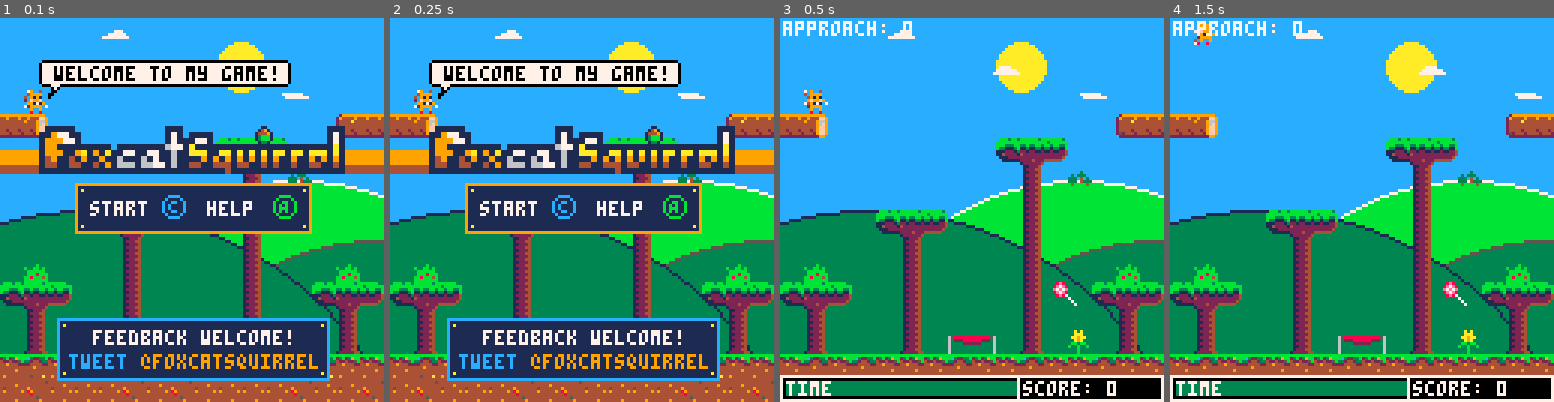
Above: before the commit, frames 1-4 (left to right).
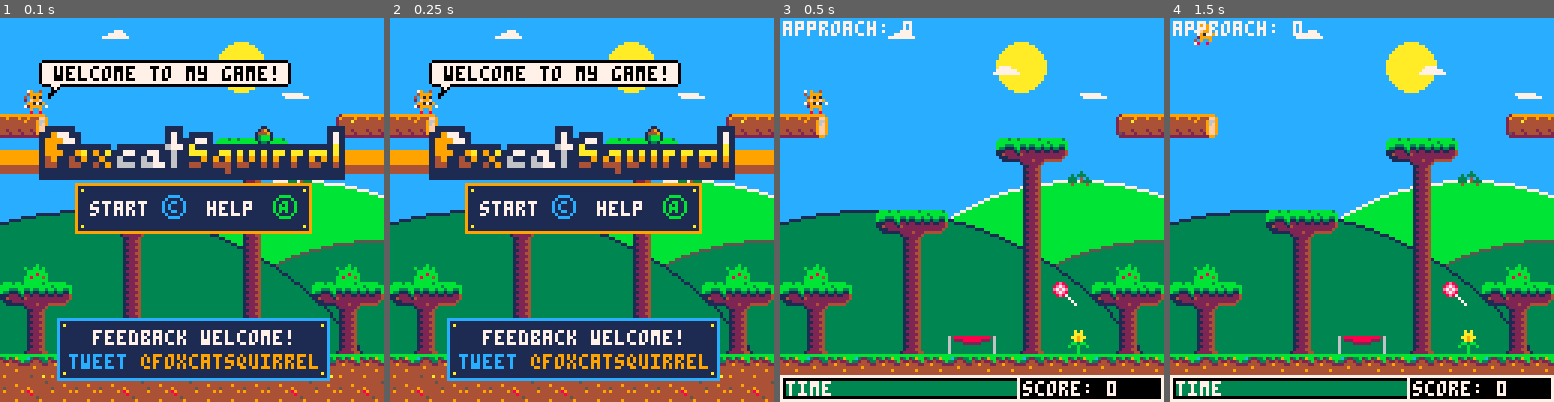
Above: after the commit, the same moments.

Repository: daddynewts/foxcatsquirrel
Game: PICO-8 cartridge foxcatsquirrel.p8
Same seed, same stepped clock (60 frames per second), same inputs: the game is played once before the commit and once after it.
Inputs:
- Up to frame 1 (0.1 s): no input
- Up to frame 2 (0.25 s): no input
- Up to frame 3 (0.5 s): tap X (X key) at 0.33 s
- Up to frame 4 (1.5 s): tap O (Z key) at 0.7 s; tap X (X key) at 1.07 s

The runs differ from the first frame. In frame 1, 1.2% of the frame differs, in the area x 10-90%, y 40-43%; in frame 2, 1.2%; in frame 3, nothing differs; in frame 4, nothing differs.

Commit message:
Music changes
Percussion on the title screen tune. Sick of hearing it!

Diff:
--- a/foxcatsquirrel.p8
+++ b/foxcatsquirrel.p8
@@ -952,8 +952,8 @@
 
  -- title in sprites
  sspr(0,64,56,8,13,36,112,16)
-
  spr(144,83,35) -- acorn
+ rectfill(13,52,114,53,1)
 
  -- control bg box
  rectfill(25,55,103,71,1)
@@ -1617,21 +1617,21 @@
 40000000000000000000000023230381030303030303030303030000000000000101000001010007070000000023030302000101001101010b0000000000111103030303030101010000232323230000010100002323008023000000000000000303000001000000000000000000000000000302030000000000000000000000
 0000000000000000000000000000000000000000000000000000000000000000000000000000000000000000000000000000000000000000000000000000000000000000000000000000000000000000000000000000000000000000000000000000000000000000000000000000000000000000000000000000000000000000
 __map__
-0000000000000000000000000000000000000000260000000000000000000000000000000000000000000000000040434300530000530000000053000053004000000000000000000000000000000000300000000000000000000000000000210000000000000000000000000000000000000000000000000000000000000000
-00000000000000000000000000000000000000002600000000000000003a0000000000000000000000000000000040434300535200530000000053005253004000000000000000000000000000000000300000000000000000000000000000300000000000000000000000000000000000000000000000000000000000000000
-0000000000000000000000000000000000000025362400000000000000000000000000000000000000000000000040434300530000530000000053000053004000000000000000000000000000000000300000000000000000000000000000300000000000000000000000000000000000000000000000000000000000000000
-0000000000000000000000000000000024000000000000000000000000000000000000000000000000000000005640434300530000530052000053000053004032320000000000000000000000003232300000000000000000000000000020230000000000000000000000000000000000000000000000000000000000000000
-3724000000000000000000000000253700000000000000000000000000000000000000000000000000000000560040434351500000530000000053000051504000000000000000000000000000000000300000000000000000000000000000300000000000000000000000000000000000000000000000000000000000000000
-0000000000000000004546470000000000000000000000000000003a00000025000000000000000000000056000040434300000000530000000053000000004000000000000000000000000000000000300000000000000000000000000000300000000000000000000000000000000000000000000000000000000000000000
-0000000000000000000039006500000000000000253624000000000000000000000000000000000000000051515140434300520000530000000053000000004000000032320000000000000032320000300000000000000000000000000000300000000000000000000000000000000000000000000000000000000000000000
-00000000000000000000340000000000000000000000000000000000000000000000000000000000000000000000404343000000005300000000530000000040000000000000000000000000000000003000000000000000000000000000003000000000000000000000000000000000002b0000000000002b00000000002b00
-000000004546470000003400000000003624000000000000000029000000002500000000003500000000000000004043430000000053003e3f0053000000004000000000000000000000000000000000300000000000000000000000000000300000000000000000000000000000000000000000000000000000000000000000
-0000000000390000000034000000000000260000000000000000252400000000000000002020000000000000000040434300000000505050505050000000004000000000003500000000350000000000300000000050000000005000000000300000000000000000000000000000000000000000000000000000000000000000
-003c0000003400000000340000003c00000000000000000000000000000000000000000000000000000000000000404343000000000000000000000000520040000000000021202020202100000000003000000000212020202021000000003000000000000000000000000000000000000000002b0000000000002b00000000
-4546470000340000000034000045464700000000000025363624000000000025212000000000000000000000000040434300570052000000000000000057004000000000003100000000310000000000300000000031000000003100000000300000000000000000000000000000000000000000000000000000000000000000
-0039000000340000000034000000390000000000000000000000000000000000306200000063000000630000000040434300570000000052000000000057004000000000003100000000310000000000300000000031000000003100000000300000000000000000000000000000000000000000000000000000000000000000
-006600000066003e3f0066003b0066000029003b000000003c00003b00543c003062002900620000006200540000404343000f005400000000000054000f004000000000003100000000310000000000300000000031000000003100000000300000000000000000000000000000000000000000000000000000000000000000
-10141014101010141010141010141010101410141410101410141414101410186060606060606e5f6f606060606060604041424242424242424242424242424300000035003100000000310035000000300000500031000000003100500000306161616161616161616161616161616127272727272727272727272727272727
+0000000000000000000000000000000000000000260000000000000000000000000000000000000000000000000040434300530000530000000053000053004000000000000000303000000000000000300000000000000000000000000000210000000000000000000000000000000000000000000000000000000000000000
+00000000000000000000000000000000000000002600000000000000003a0000000000000000000000000000000040434300535200530000000053005253004000000000000000303000000000000000300000000000000000000000000000300000000000000000000000000000000000000000000000000000000000000000
+0000000000000000000000000000000000000025362400000000000000000000000000000000000000000000000040434300530000530000000053000053004000000000000000303000000000000000300000000000000000000000000000300000000000000000000000000000000000000000000000000000000000000000
+0000000000000000000000000000000024000000000000000000000000000000000000000000000000000000005640434300530000530052000053000053004032320000000000303000000000003232300000000000000000000000000020230000000000000000000000000000000000000000000000000000000000000000
+3724000000000000000000000000253700000000000000000000000000000000000000000000000000000000560040434351500000530000000053000051504000000000000000303000000000000000300000000000000000000000000000300000000000000000000000000000000000000000000000000000000000000000
+0000000000000000004546470000000000000000000000000000003a00000025000000000000000000000056000040434300000000530000000053000000004000000000000000303000000000000000300000000000000000000000000000300000000000000000000000000000000000000000000000000000000000000000
+0000000000000000000039006500000000000000253624000000000000000000000000000000000000000051515140434300520000530000000053000000004000000032320000303000000032320000300000000000000000000000000000300000000000000000000000000000000000000000000000000000000000000000
+00000000000000000000340000000000000000000000000000000000000000000000000000000000000000000000404343000000005300000000530000000040000000000000003030000000000000003000000000000000000000000000003000000000000000000000000000000000002b0000000000002b00000000002b00
+000000004546470000003400000000003624000000000000000029000000002500000000003500000000000000004043430000000053003e3f0053000000004000000000000000303000000000000000300000000000000000000000000000300000000000000000000000000000000000000000000000000000000000000000
+0000000000390000000034000000000000260000000000000000252400000000000000002020000000000000000040434300000000505050505050000000004000000000003500303000350000000000300000000050000000005000000000300000000000000000000000000000000000000000000000000000000000000000
+003c0000003400000000340000003c00000000000000000000000000000000000000000000000000000000000000404343000000000000000000000000520040000000000021203030202100000000003000000000212020202021000000003000000000000000000000000000000000000000002b0000000000002b00000000
+4546470000340000000034000045464700000000000025363624000000000025212000000000000000000000000040434300570052000000000000000057004000000000003100303000310000000000300000000031000000003100000000300000000000000000000000000000000000000000000000000000000000000000
+0039000000340000000034000000390000000000000000000000000000000000306200000063000000630000000040434300570000000052000000000057004000000000003100303000310000000000300000000031000000003100000000300000000000000000000000000000000000000000000000000000000000000000
+006600000066003e3f0066003b0066000029003b000000003c00003b00543c003062002900620000006200540000404343000f005400000000000054000f004000000000003100303000310000000000300000000031000000003100000000300000000000000000000000000000000000000000000000000000000000000000
+10141014101010141010141010141010101410141410101410141414101410186060606060606e5f6f606060606060604041424242424242424242424242424300000035003100303000310035000000300000500031000000003100500000306161616161616161616161616161616127272727272727272727272727272727
 1117111111171117111111111711111700000000000000000000000000000000007575757575494949757575757575343333333333333333333333333333333333333333333333333333333333333333333333333333333333333333333333330000000000000000000000000000000000000000000000000000000000000000
 0000000000000000000000000000000000000000000000000000000000000000000000000000000000000000000000003434343434343434343434343434343434000000000000000000000000000000000000000000000000000000000000000000000000000000000000000000000000000000000000000000000000000000
 
Not shown, changed: the thumbnail (__label__) section of foxcatsquirrel.p8
Not shown, changed: the music (__music__) section of foxcatsquirrel.p8
Not shown, changed: the sound effects (__sfx__) section of foxcatsquirrel.p8
